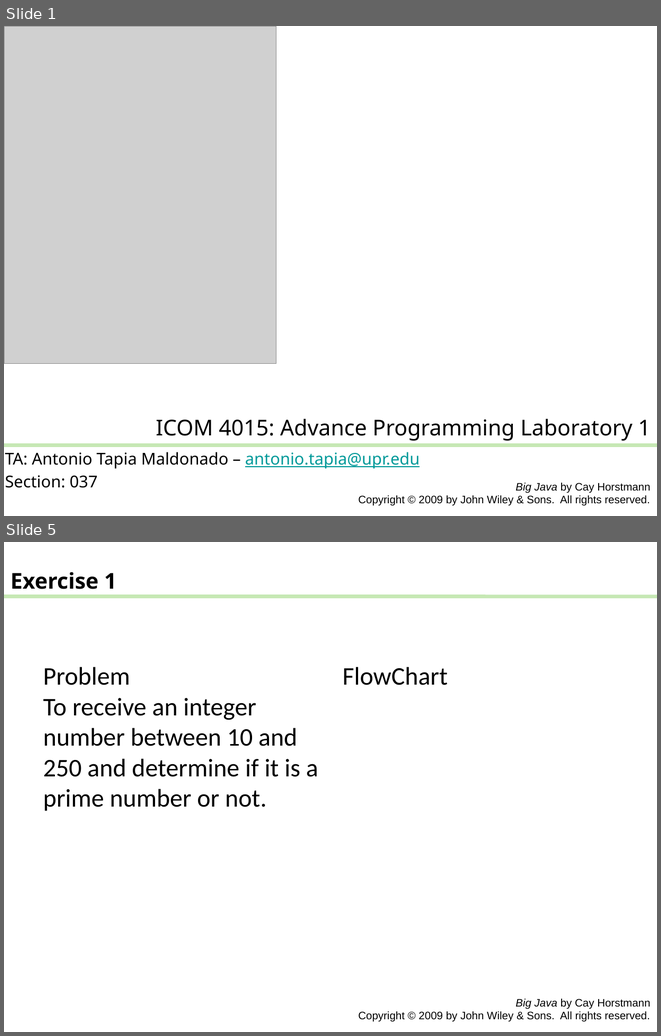
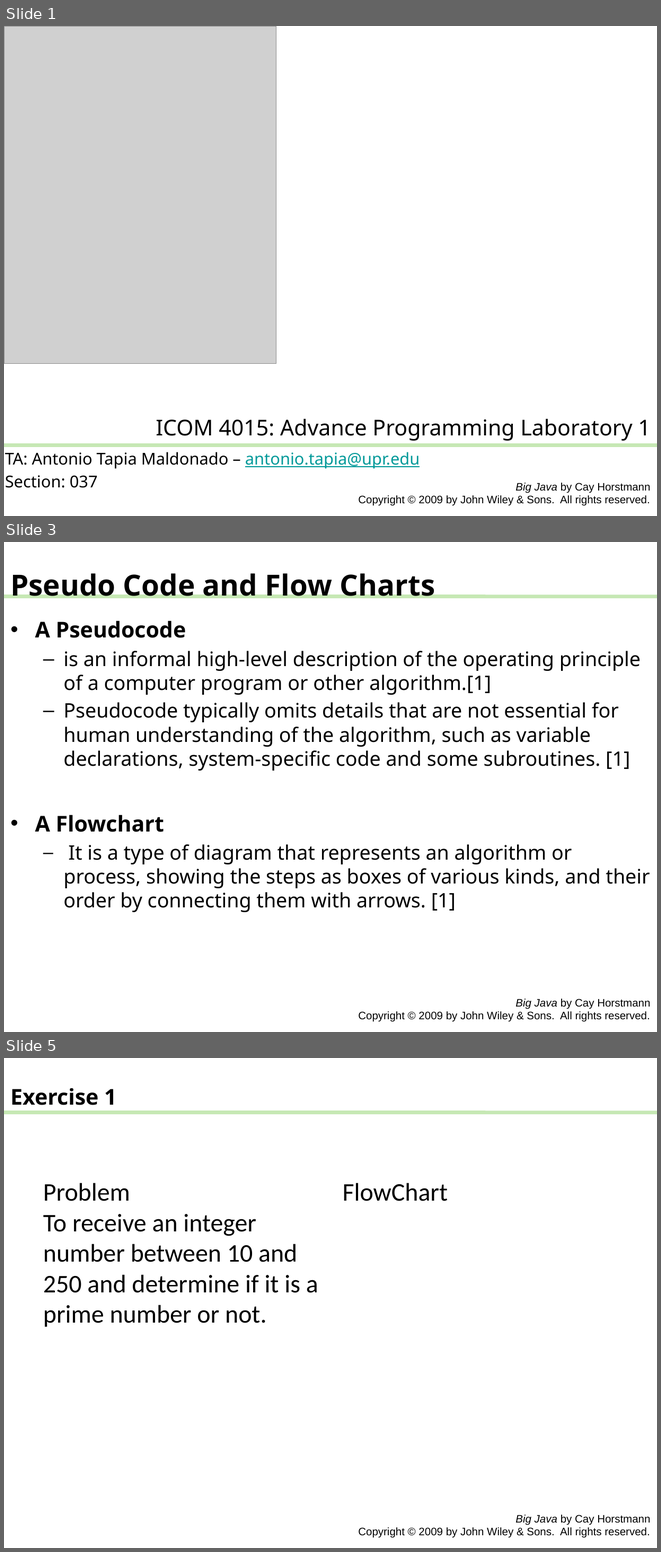
Before and after one commit to Apo45ty/ICOM4015LABS, a slide deck: Laboratory_01/presentation.pptx. Shown one above the other, each under a label of ours: slides 1 and 5 before the commit, slides 1, 3 and 5 after it; the slides between them are not shown. The pictures are 661x1036 and 661x1552 pixels, drawn with LibreOffice and Linux fonts; fonts in the diff are those of the drawing; grey boxes stand for pictures. Boxes give left, top, right and bottom in pixels: in the first picture for what was removed or moved away, otherwise in the second. Text is boxed around its words. In the diff, an @@ line names an element or a change of style, - is before the commit and + after.

```diff
--- a/Laboratory_01/presentation.pptx
+++ b/Laboratory_01/presentation.pptx
@@ slide 3 added at (4,542,657,1032), background #FFFFFF; not listed: 2 template elements that a slide beside it also shows @@
@@ text added at (10,573,435,598), 32 pt, text #000000, bold @@
+Pseudo Code and Flow Charts
@@ text added at (35,620,650,912), 22 pt, text #000000 @@
+• A Pseudocode
+  – is an informal high-level description of the operating principle of a computer program or other algorithm.[1]
+  – Pseudocode typically omits details that are not essential for human understanding of the algorithm, such as variable declarations, system-specific code and some subroutines. [1]
+• A Flowchart
+  – It is a type of diagram that represents an algorithm or process, showing the steps as boxes of various kinds, and their order by connecting them with arrows. [1]
```
Also in this commit, not shown: 1 slide changed, 4 other slides added, 4 slides removed.
